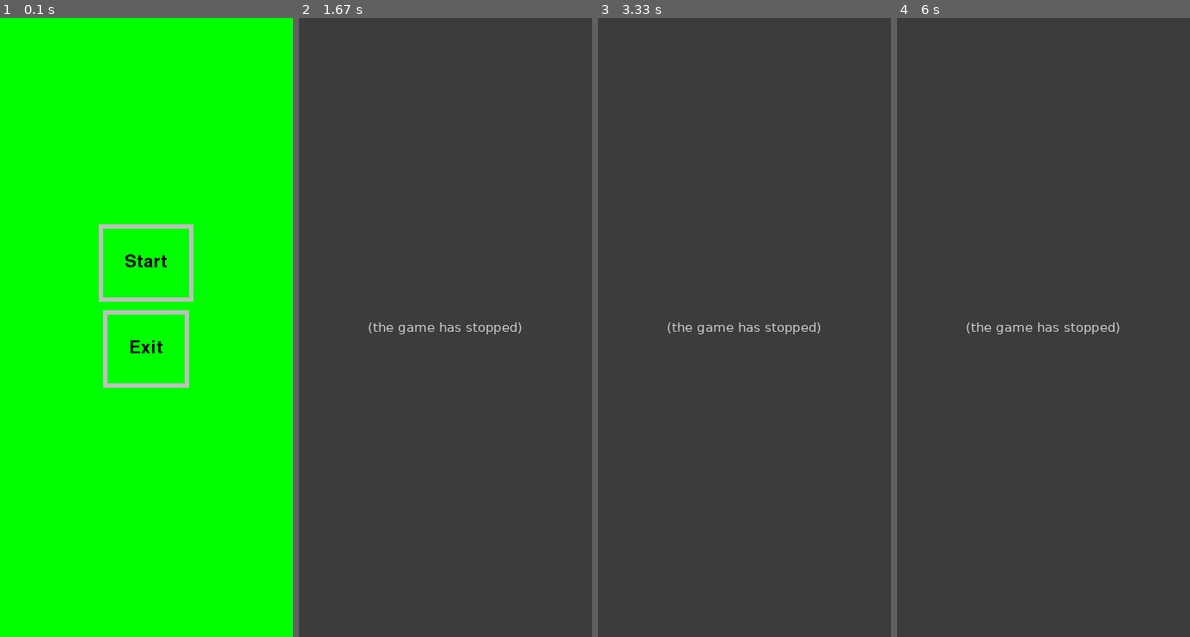
Above: before the commit, frames 1-4 (left to right).
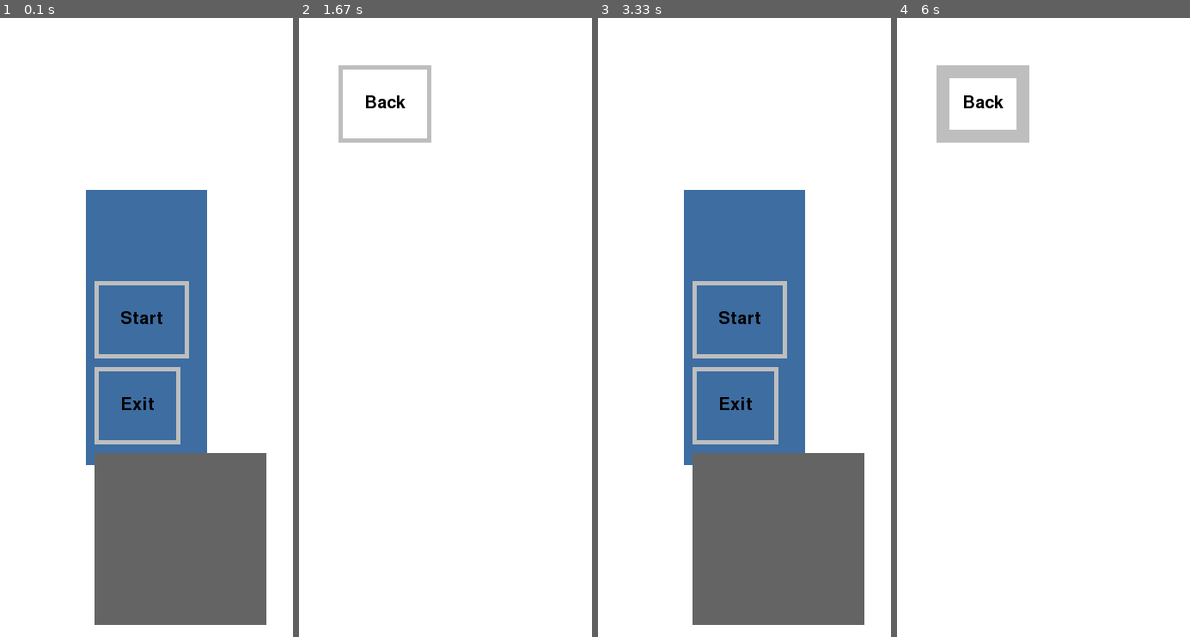
Above: after the commit, the same moments.

Repository: Stariy93/pygame
Game: pygame game, started from main.py
Same seed, same stepped clock (60 frames per second), same inputs: the game is played once before the commit and once after it.
Inputs (mouse positions are in pixels of both pictures, inside the frame that each line leads up to):
- Up to frame 1 (0.1 s): no input
- Up to frame 2 (1.67 s): click (445, 327) at 0.38 s; click (386, 104) at 1.22 s; click "Start" at 1.55 s
- Up to frame 3 (3.33 s): press the mouse at (685, 104) at 2.37 s; move the mouse to (671, 110) at 2.47 s; release the mouse at (656, 123) at 2.6 s; click "Start" at 2.72 s; press the mouse at (682, 104) at 3.03 s; move the mouse to (665, 117) at 3.13 s; release the mouse at (647, 135) at 3.27 s
- Up to frame 4 (6 s): click "Start" at 3.38 s; press the mouse at (981, 104) at 3.7 s; move the mouse to (967, 104) at 3.8 s; release the mouse at (955, 110) at 3.93 s; click (990, 302) at 4.55 s; press the mouse at (981, 104) at 5.87 s; move the mouse to (999, 98) at 5.97 s

The runs differ from the first frame. In frame 1, 100% of the frame differs, in the area x 0-100%, y 0-100%; in frame 2, 100%; in frame 3, 100%; in frame 4, 100%.
Before the commit the program exited at 0.43 s; later frames show no game.

Commit message:
Добавил возможность размещать панель в панели.

Diff:
--- a/panel.py
+++ b/panel.py
@@ -1,11 +1,20 @@
 import pygame
 
 class Panel():
-    def __init__(self, x = 0, y = 0, width = 200, height = 200):
+    def __init__(self, x = 0, y = 0, width = 200, height = 200, color = (61, 109, 161)):
         self.screen = pygame.display.get_surface()
         self.x, self.y = x, y
         self.width, self.height = width, height
         self.rect = pygame.FRect(self.x, self.y, self.width, self.height)
+        self.color = color
 
     def draw(self):
-        pygame.draw.rect(self.screen, "green", self.rect)
+        pygame.draw.rect(self.screen, self.color, self.rect)
+
+    def set_position(self, pos = "center", x = 0, y = 0):
+        if pos == "center":
+            self.rect.center = (x, y)
+        elif pos == "left":
+            self.rect.topleft = (x, y)
+        elif pos == "right":
+            self.rect.topright = (x, y)
--- a/scene_manager.py
+++ b/scene_manager.py
@@ -22,7 +22,7 @@
             dt = self.clock.tick(set.FPS) / 1000.0
             for event in pygame.event.get():
                 if event.type == pygame.QUIT:
-                    running = False
+                    self.running = False
                 self.scene.event(event)
             self.screen.fill((255, 255, 255))
             self.scene.draw()
--- a/start_menu.py
+++ b/start_menu.py
@@ -9,12 +9,14 @@
 class Start_menu():
     def __init__(self, manager):
         self.manager = manager
-        self.panel = panel.Panel(0, 0, settings.WIDTH, settings.HEIGHT)
+        self.panel = panel.Panel(100, 200, settings.WIDTH - 200, settings.HEIGHT - 400)
+        self.p = panel.Panel(10, 20, 200, 200, color=(100,100,100))
         self.btn_new_game = button.Button(text = "Start", action=lambda: self.go_to_mein_menu())
         self.btn_exit = button.Button(text = "Exit", action=lambda: self.exit())
-        self.layout = VBox.VBox(pos="center", rect=self.panel.rect, gap = 10, padding=settings.HEIGHT//3)
+        self.layout = VBox.VBox(pos="left", rect=self.panel.rect, gap = 10, padding=self.panel.rect.height//3)
         self.layout.add(self.btn_new_game)
         self.layout.add(self.btn_exit)
+        self.layout.add(self.p)
         self.layout.apply()
 
     def event(self, event):
@@ -25,6 +27,7 @@
         self.panel.draw()
         self.btn_new_game.draw()
         self.btn_exit.draw()
+        self.p.draw()
 
     def go_to_mein_menu(self):
         next_scene = main_menu.Main_menu(self.manager)
